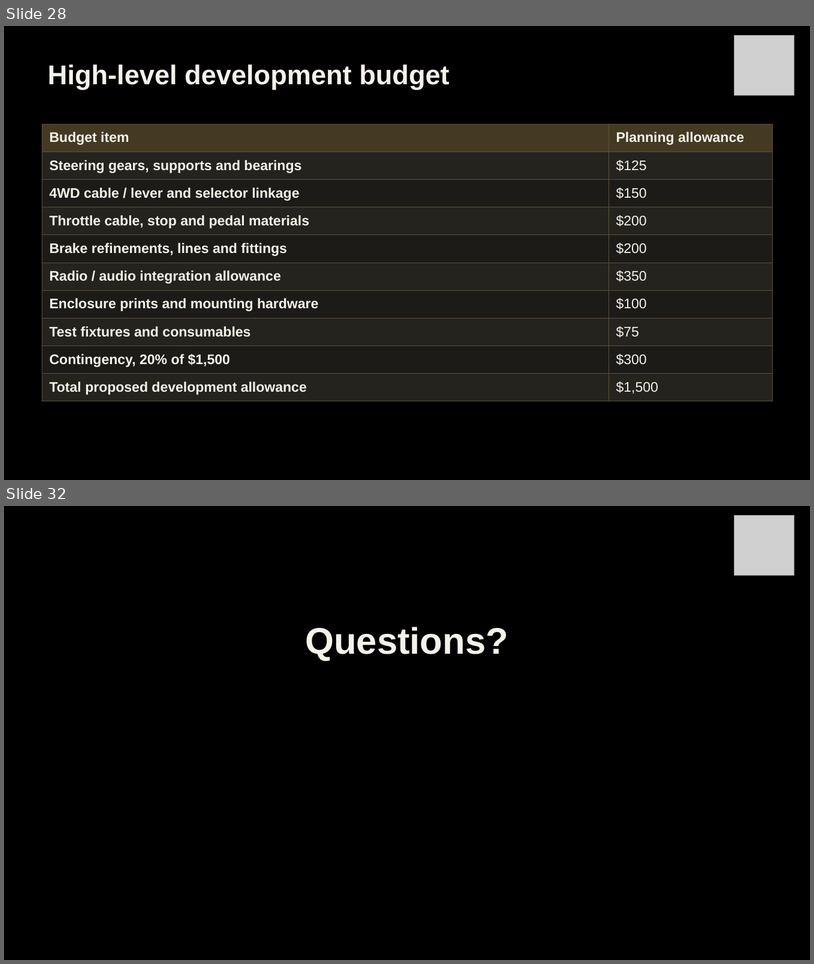
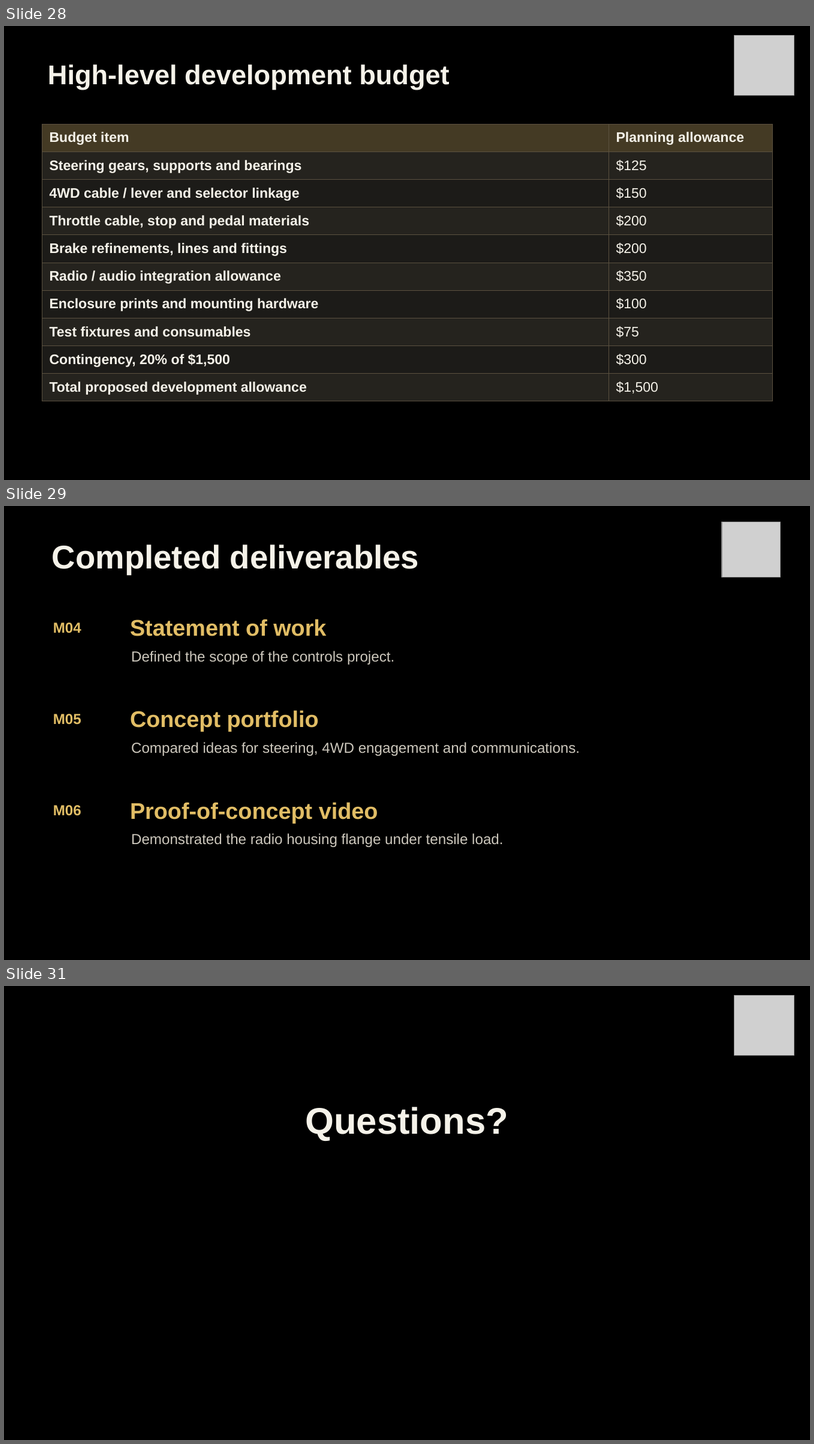
Before and after one commit to Polowater123/Aggie-Baja-Controls-The-A.B.C.-, a slide deck: PDR Draft.pptx. Shown one above the other, each under a label of ours: slides 28 and 32 before the commit, slides 28, 29 and 31 after it; the slides between them are not shown. The pictures are 814x964 and 814x1444 pixels, drawn with LibreOffice and Linux fonts; fonts in the diff are those of the drawing; grey boxes stand for pictures. Boxes give left, top, right and bottom in pixels: in the first picture for what was removed or moved away, otherwise in the second. Text is boxed around its words. In the diff, an @@ line names an element or a change of style, - is before the commit and + after.

```diff
--- a/PDR Draft.pptx
+++ b/PDR Draft.pptx
@@ slide 29 added at bbox=[4, 506, 810, 960], background #000000 @@
@@ picture added at bbox=[723, 522, 782, 577] @@
@@ text added at bbox=[52, 544, 419, 574], 39 pt, text #F5F2E9, bold @@
+Completed deliverables
@@ text added at bbox=[53, 622, 81, 633], 17.2 pt, text #E1BD65, bold @@
+M04
@@ text added at bbox=[130, 619, 326, 636], 27 pt, text #E1BD65, bold @@
+Statement of work
@@ text added at bbox=[131, 651, 395, 664], 17.2 pt, text #CCC7BC @@
+Defined the scope of the controls project.
@@ text added at bbox=[53, 714, 81, 724], 17.2 pt, text #E1BD65, bold @@
+M05
@@ text added at bbox=[130, 710, 319, 732], 27 pt, text #E1BD65, bold @@
+Concept portfolio
@@ text added at bbox=[131, 742, 580, 756], 17.2 pt, text #CCC7BC @@
+Compared ideas for steering, 4WD engagement and communications.
@@ text added at bbox=[53, 805, 81, 816], 17.2 pt, text #E1BD65, bold @@
+M06
@@ text added at bbox=[130, 802, 378, 823], 27 pt, text #E1BD65, bold @@
+Proof-of-concept video
@@ text added at bbox=[131, 833, 503, 847], 17.2 pt, text #CCC7BC @@
+Demonstrated the radio housing flange under tensile load.
@@ what was slide 32 is now slide 31 @@
```
Also in this commit, not shown: 7 slides changed, 1 other slide added, 3 slides removed.
